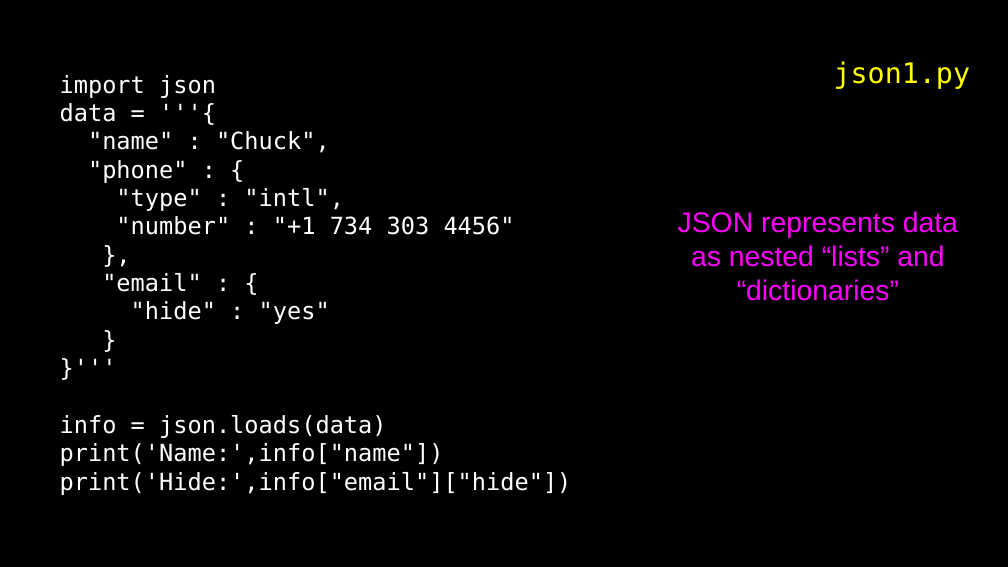
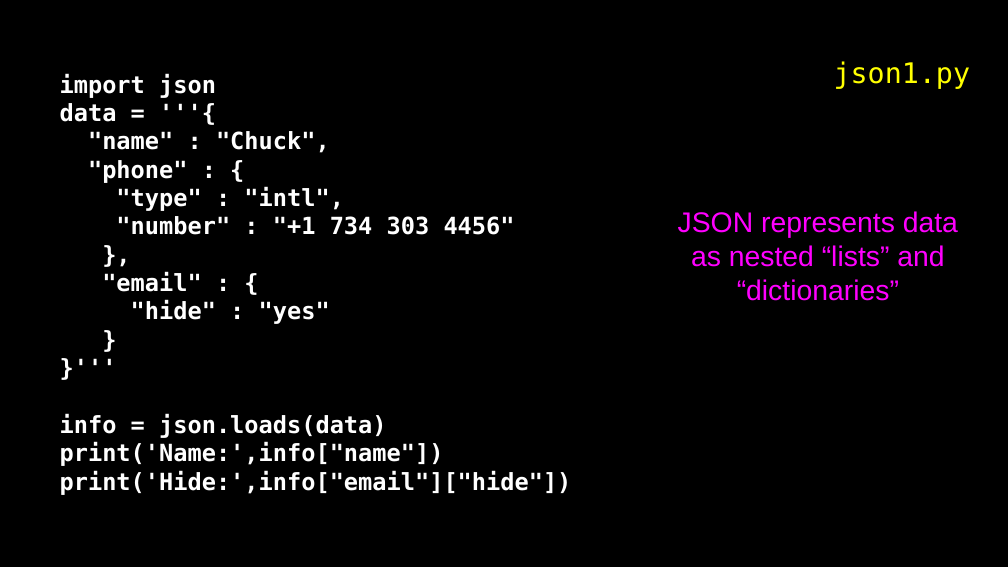
Before and after one commit to csev/py4e, a slide deck: slide 33 of lectures3/Pythonlearn-13-WebServices.pptx. Drawn at 1008x567 pixels with LibreOffice and Linux fonts; fonts in the diff are those of the drawing. Boxes give left, top, right and bottom in pixels: in the first picture for what was removed or moved away, otherwise in the second. Text is boxed around its words. In the diff, an @@ line names an element or a change of style, - is before the commit and + after.

```diff
--- a/lectures3/Pythonlearn-13-WebServices.pptx
+++ b/lectures3/Pythonlearn-13-WebServices.pptx
@@ text "import json" at [60,73,572,495]: bold on @@
```
Also in this commit, not shown: 5 other slides changed, 9 slides removed, 1 other file.
